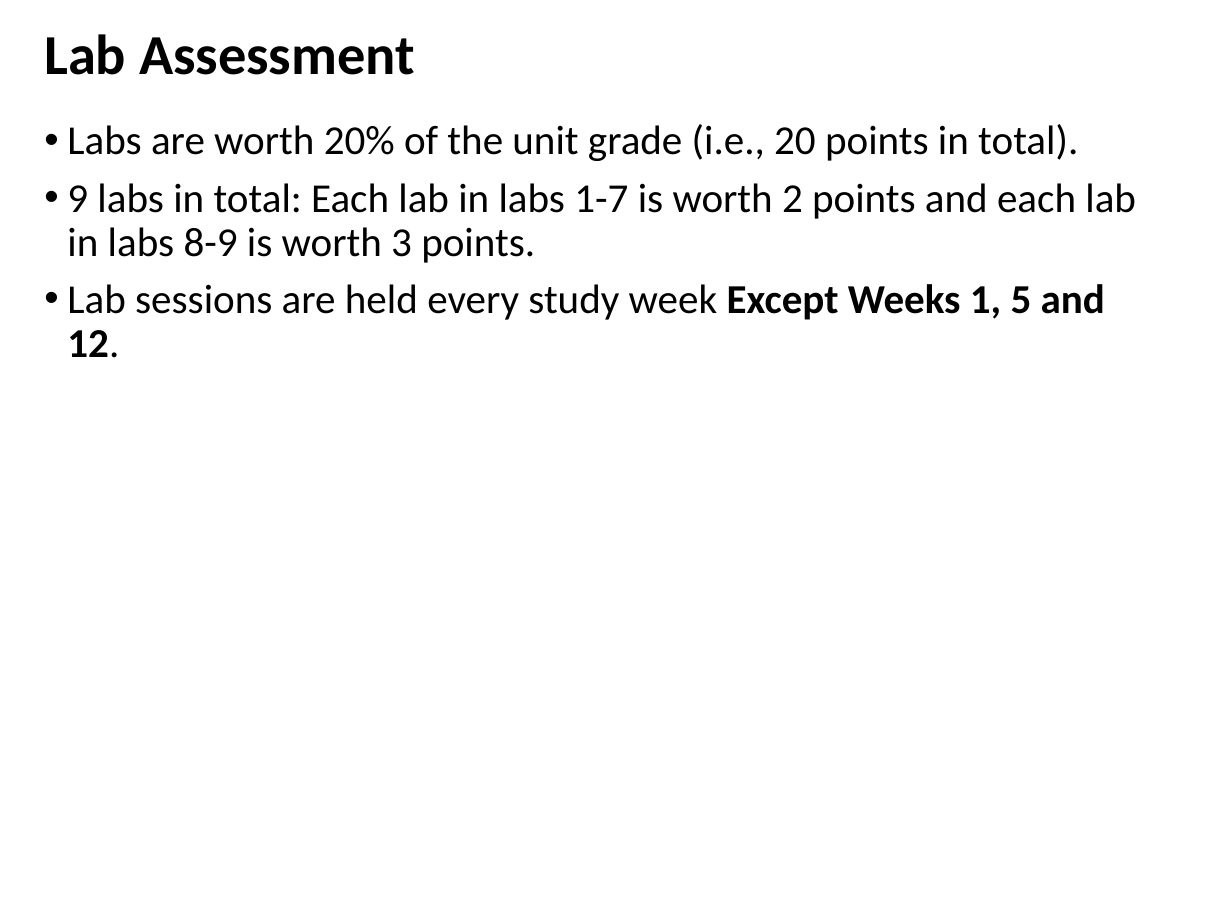
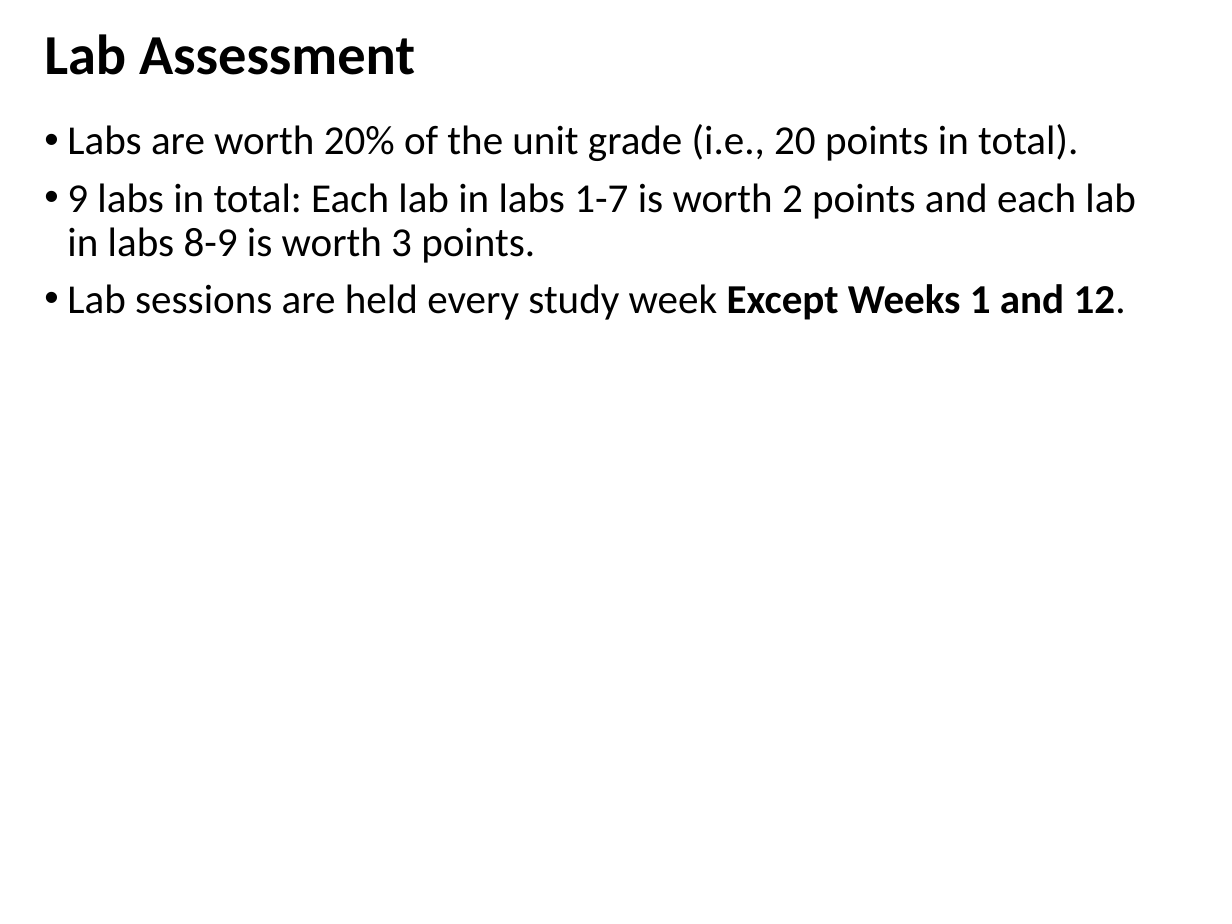
Before and after one commit to zhangzhics/CITS5503_Sem2, a slide deck: slide 25 of Lectures2025/CITS5503CloudComputingIntro_week1.pptx. Drawn at 1232x924 pixels with LibreOffice and Linux fonts; fonts in the diff are those of the drawing. Boxes give left, top, right and bottom in pixels: in the first picture for what was removed or moved away, otherwise in the second. Text is boxed around its words. In the diff, an @@ line names an element or a change of style, - is before the commit and + after.

```diff
--- a/Lectures2025/CITS5503CloudComputingIntro_week1.pptx
+++ b/Lectures2025/CITS5503CloudComputingIntro_week1.pptx
@@ text at (67, 284, 1126, 320): text changed @@
-• Lab sessions are held every study week Except Weeks 1, 5 and 12.
+• Lab sessions are held every study week Except Weeks 1 and 12.
```
Also in this commit, not shown: 1 other slide changed.
